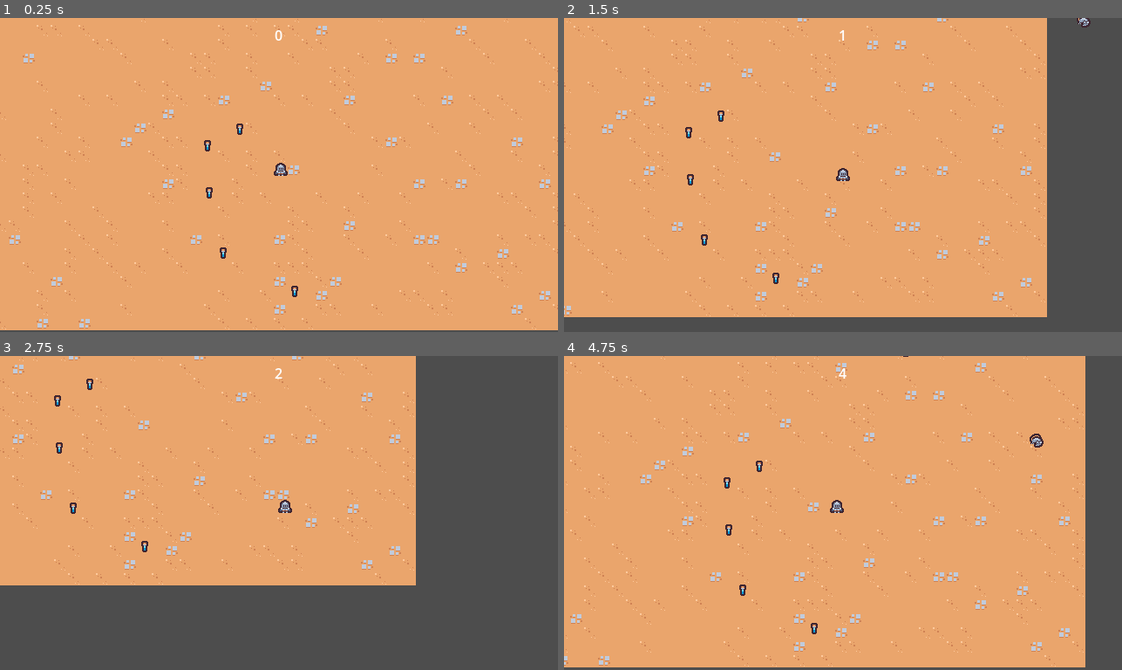
Above: before the commit, frames 1-4 (two rows, left to right).
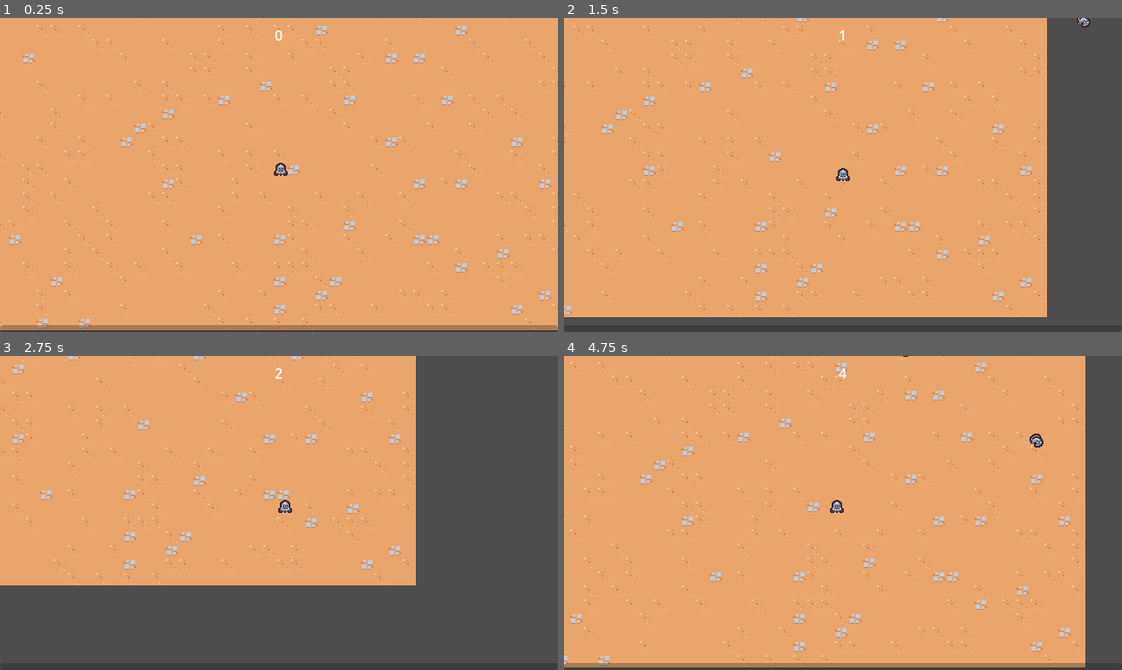
Above: after the commit, the same moments.

Repository: SugarF0x/2D-survivor-course
Game: Godot game, scene res://scenes/main/main.tscn
Same seed, same stepped clock (60 frames per second), same inputs: the game is played once before the commit and once after it.
Inputs:
- Up to frame 1 (0.25 s): no input
- Up to frame 2 (1.5 s): hold D (move_right) 0.53-1.28 s; hold S (move_down) from 1.28 s (still down)
- Up to frame 3 (2.75 s): release S (move_down) at 2.03 s; hold D (move_right) from 2.03 s (still down)
- Up to frame 4 (4.75 s): release D (move_right) at 2.78 s; hold W (move_up) 2.78-3.53 s; hold A (move_left) from 3.53 s (still down)

The runs differ from the first frame. In frame 1, 1.8% of the frame differs, in the area x 0-100%, y 33-100%; in frame 2, 0.2%; in frame 3, 0.2%; in frame 4, 1.5%.

Commit message:
add experience bar

Diff:
--- a/scenes/main/main.tscn
+++ b/scenes/main/main.tscn
@@ -4,10 +4,10 @@
 [ext_resource type="PackedScene" uid="uid://dctuvs2iige5u" path="res://scenes/game_object/player/player.tscn" id="1_28pwl"]
 [ext_resource type="PackedScene" path="res://scenes/game_object/game_camera/game_camera.tscn" id="1_cptub"]
 [ext_resource type="PackedScene" uid="uid://hnnwtcy15t0i" path="res://scenes/ui/arena_time_ui.tscn" id="1_hbyow"]
+[ext_resource type="PackedScene" uid="uid://jaihcf7ksvy8" path="res://scenes/ui/experience_bar.tscn" id="2_vrxyb"]
 [ext_resource type="PackedScene" uid="uid://ddh3ltalua20e" path="res://scenes/manager/arena_time_manager.tscn" id="2_xtjgs"]
 [ext_resource type="PackedScene" uid="uid://kynofee1jb84" path="res://scenes/manager/experience_manager.tscn" id="3_smvm4"]
 [ext_resource type="PackedScene" uid="uid://b1ku5wxfe0hhy" path="res://scenes/manager/enemy_manager.tscn" id="4_7an0q"]
-[ext_resource type="PackedScene" uid="uid://6jv7rvt0fqa5" path="res://scenes/game_object/experience_vial/experience_vial.tscn" id="7_hjfse"]
 
 [node name="Main" type="Node"]
 
@@ -15,6 +15,9 @@
 arean_time_manager = NodePath("../ArenaTimeManager")
 
 [node name="ArenaTimeManager" parent="." instance=ExtResource("2_xtjgs")]
+
+[node name="ExperienceBar" parent="." node_paths=PackedStringArray("experience_manager") instance=ExtResource("2_vrxyb")]
+experience_manager = NodePath("../ExperienceManager")
 
 [node name="ExperienceManager" parent="." instance=ExtResource("3_smvm4")]
 
@@ -29,18 +32,3 @@
 position = Vector2(329, 191)
 
 [node name="EnemyManager" parent="." instance=ExtResource("4_7an0q")]
-
-[node name="ExperienceVial" parent="." instance=ExtResource("7_hjfse")]
-position = Vector2(245, 156)
-
-[node name="ExperienceVial2" parent="." instance=ExtResource("7_hjfse")]
-position = Vector2(282, 137)
-
-[node name="ExperienceVial3" parent="." instance=ExtResource("7_hjfse")]
-position = Vector2(247, 210)
-
-[node name="ExperienceVial4" parent="." instance=ExtResource("7_hjfse")]
-position = Vector2(263, 279)
-
-[node name="ExperienceVial5" parent="." instance=ExtResource("7_hjfse")]
-position = Vector2(345, 323)
--- a/scenes/manager/experience_manager.gd
+++ b/scenes/manager/experience_manager.gd
@@ -1,6 +1,12 @@
 extends Node
 
+signal experience_updated(current_experience: float, target_experience: float)
+
+const TARGET_EXPERIENCE_GROWTH = 5
+
 var current_experience = 0
+var current_level = 1
+var target_experience = 5
 
 
 func _ready():
@@ -8,4 +14,10 @@
 
 
 func increase_experience(val: float):
-	current_experience += val
+	current_experience = min(current_experience + val, target_experience)
+	experience_updated.emit(current_experience, target_experience)
+	if (current_experience == target_experience):
+		current_level += 1
+		target_experience += TARGET_EXPERIENCE_GROWTH
+		current_experience = 0
+		experience_updated.emit(current_experience, target_experience)
--- /dev/null
+++ b/scenes/ui/experience_bar.gd
@@ -0,0 +1,16 @@
+extends CanvasLayer
+
+@export var experience_manager: Node
+@onready var progress_bar = %ProgressBar
+
+
+func _ready():
+	progress_bar.value = 0
+	experience_manager.experience_updated.connect(on_experience_updated)
+
+
+func on_experience_updated(current: float, target: float):
+	print(current)
+	print(target)
+	print('-----')
+	progress_bar.value = current / target
--- /dev/null
+++ b/scenes/ui/experience_bar.tscn
@@ -0,0 +1,24 @@
+[gd_scene load_steps=2 format=3 uid="uid://jaihcf7ksvy8"]
+
+[ext_resource type="Script" path="res://scenes/ui/experience_bar.gd" id="1_iaoko"]
+
+[node name="ExperienceBar" type="CanvasLayer"]
+script = ExtResource("1_iaoko")
+
+[node name="MarginContainer" type="MarginContainer" parent="."]
+anchors_preset = 15
+anchor_right = 1.0
+anchor_bottom = 1.0
+grow_horizontal = 2
+grow_vertical = 2
+mouse_filter = 2
+
+[node name="ProgressBar" type="ProgressBar" parent="MarginContainer"]
+unique_name_in_owner = true
+custom_minimum_size = Vector2(2.08165e-12, 8)
+layout_mode = 2
+size_flags_vertical = 8
+mouse_filter = 2
+max_value = 1.0
+value = 0.5
+show_percentage = false
